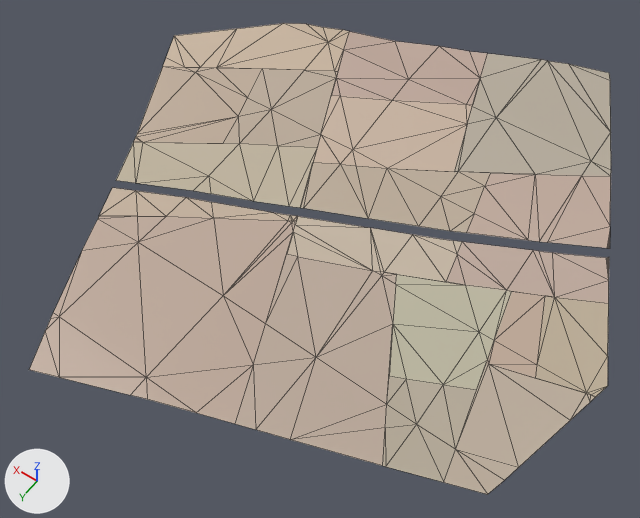
The glTF model assets/malta/countryside/farm_-11_-11_soil.glb, before and after one commit.
One viewpoint serves both versions: a 50 mm camera at (34.0, 196.0, 573.0) aimed at (269.0, -133.0, 55.0). The lights are fixed; the arrows at lower left show +X, +Y and +Z. The older version comes first. Mesh edges are drawn as thin lines. Vertices at exactly the same position are counted once.

Objects in the first picture: 'geometry_0'.
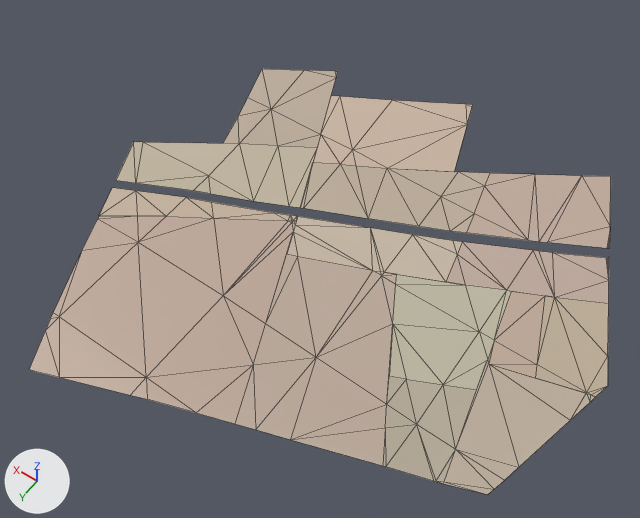
The change, as a list of edits to the scene's bpy script:
```text
Change me_geometry_0:
    used by ob_geometry_0; location = (0.0, 0.0, 0.0)
    verts and faces of me_geometry_0; kept vertices keep their numbers, new ones are numbered from 197
    before: 93 (140.0, -23.0, 54.0) at pixel (385, 466), 94 (140.0, -60.0, 53.0) at pixel (416, 424), 95 (105.0, -36.0, 53.0) at pixel (443, 482), 96 (111.0, -60.0, 52.0) at pixel (455, 449), 107 (79.0, -45.0, 52.0) at pixel (487, 494)
    before: 108 (75.0, -60.0, 51.0) at pixel (504, 480)
    remove me_geometry_0.from_pydata(...)  # 197 vertices, 271 faces; spans x 51.0..505.0, y -390.0..60.0, z 51.0..106.0
    add me_geometry_0.from_pydata(...)  # 168 vertices, 217 faces; spans x 51.0..456.0, y -302.0..60.0, z 51.0..96.0
    me_geometry_0 part 1
    33 vertices are removed from x 124.0..505.0, y -390.0..-140.0, z 66.0..106.0
    63 faces are deleted
    3 new faces join them
    me_geometry_0 part 2
    add delete_vertices([95, 107])  # with the faces that use them
    add verts[197] = (111.0, -34.0, 51.0)  # pixel (434, 481)
    add verts[198] = (110.0, -35.0, 51.0)  # pixel (436, 480)
    add verts[199] = (105.0, -36.0, 51.0)  # pixel (443, 483)
    add verts[200] = (106.0, -37.0, 51.0)  # pixel (444, 481)
    add verts[201] = (79.0, -45.0, 51.0)  # pixel (487, 494)
    add verts[202] = (78.0, -51.0, 51.0)  # pixel (494, 489)
    add faces += [(94, 197, 198), (93, 197, 94), (198, 199, 200), (197, 199, 198), (94, 198, 96), (96, 198, 200)]
    add faces += [(200, 201, 202), (199, 201, 200), (96, 202, 108), (96, 200, 202)]
```

What differs and where, as boxes (x1, y1, x2, y2) in the pictures (640 x 518 px):
'geometry_0', reshaped (10% shorter)
    before: (29, 23, 611, 494)
    after: (29, 69, 611, 495)
part 1 of me_geometry_0, cut back
    before: (116, 23, 611, 183)
    after: (116, 142, 143, 183)
part 2 of me_geometry_0, cut back
    before: (386, 424, 504, 494)
    after: (386, 424, 504, 495)
